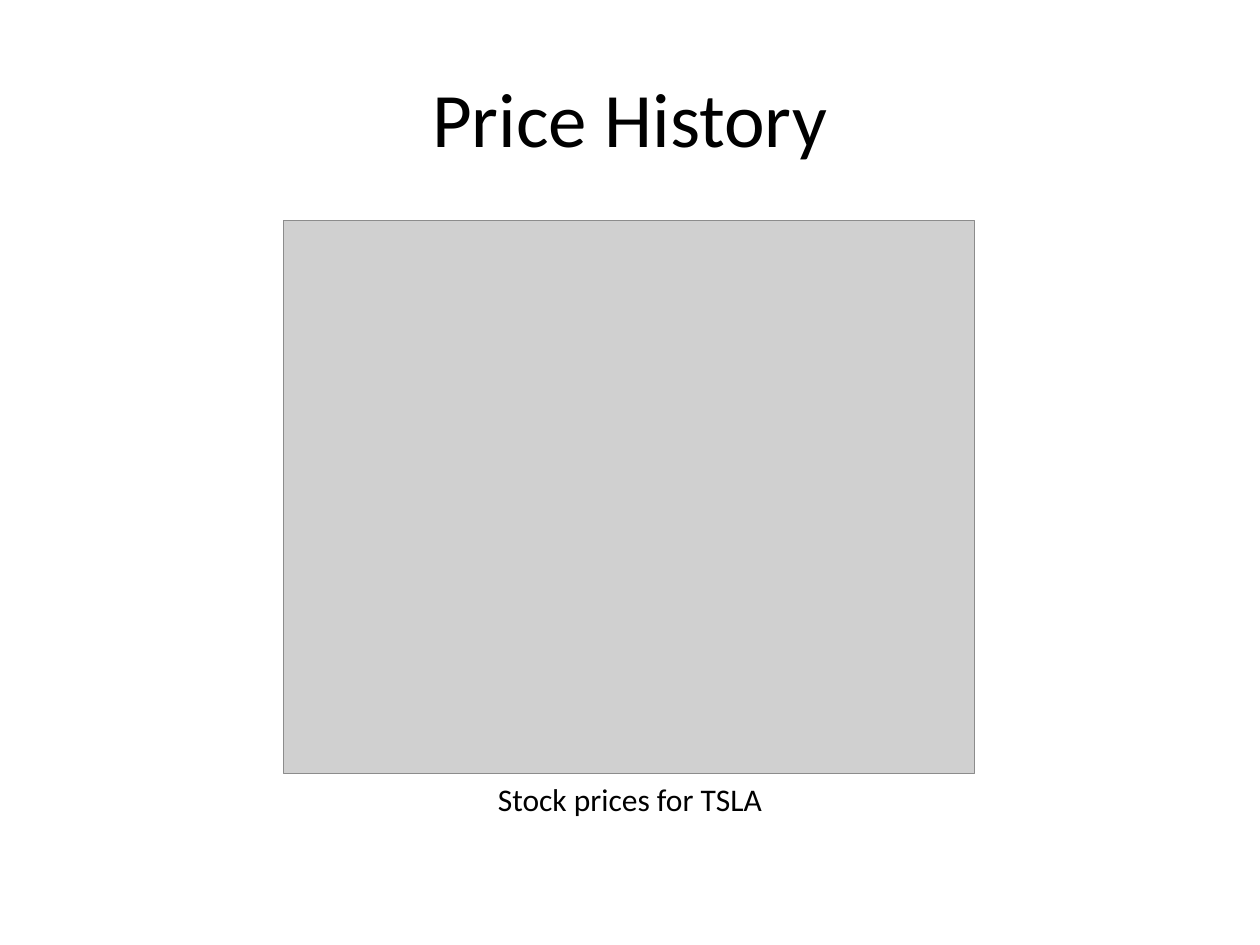
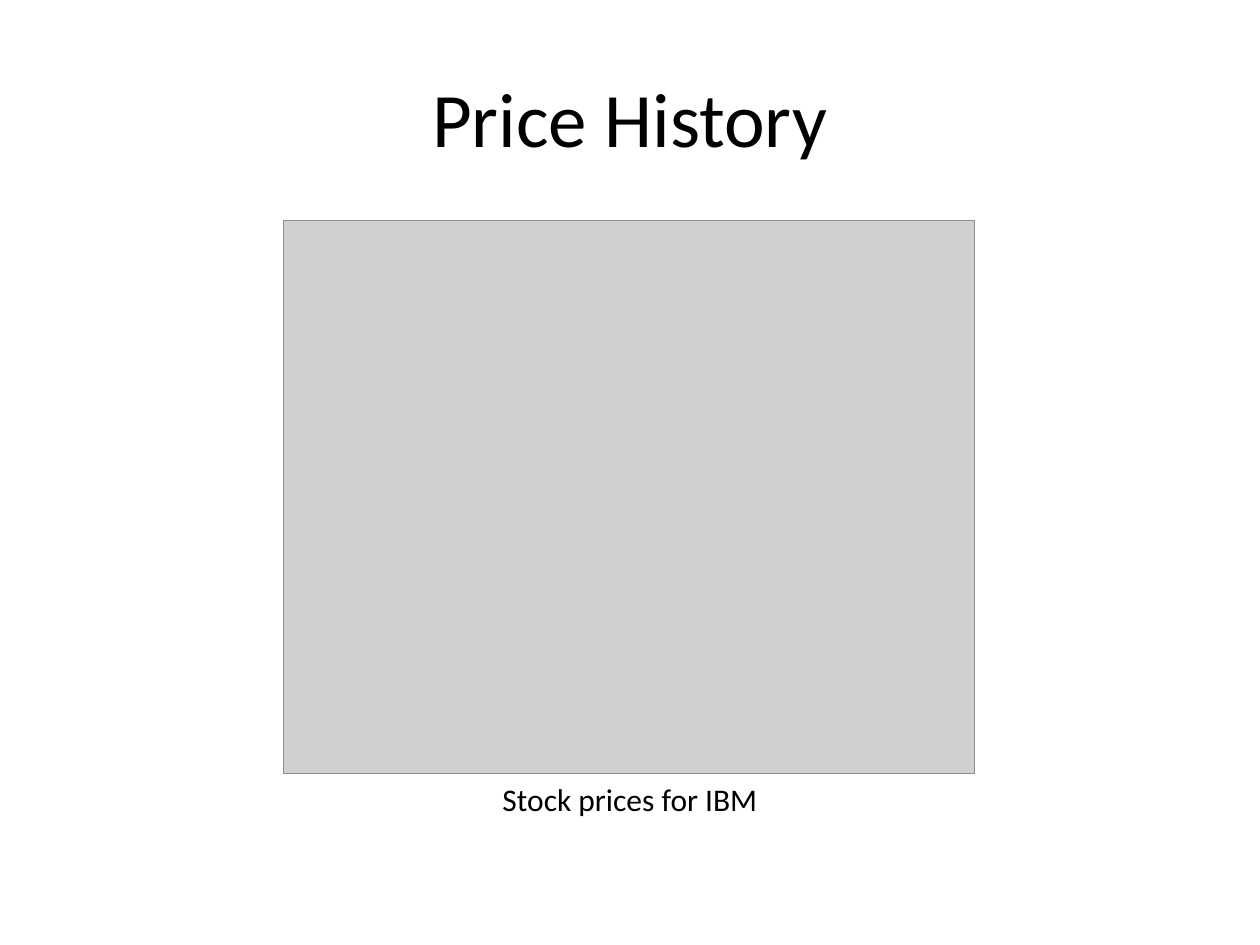
Before and after one commit to sol-eng/powerpoint, a slide deck: slide 4 of webinar/demos/stocks/stocks.pptx. Drawn at 1260x945 pixels with LibreOffice and Linux fonts; fonts in the diff are those of the drawing; grey boxes stand for pictures. Boxes give left, top, right and bottom in pixels: in the first picture for what was removed or moved away, otherwise in the second. Text is boxed around its words. In the diff, an @@ line names an element or a change of style, - is before the commit and + after.

```diff
--- a/webinar/demos/stocks/stocks.pptx
+++ b/webinar/demos/stocks/stocks.pptx
@@ text at bbox=[502, 789, 757, 816]: text changed @@
-Stock prices for TSLA
+Stock prices for IBM
```
Also in this commit, not shown: 4 other slides changed, 5 other files.
